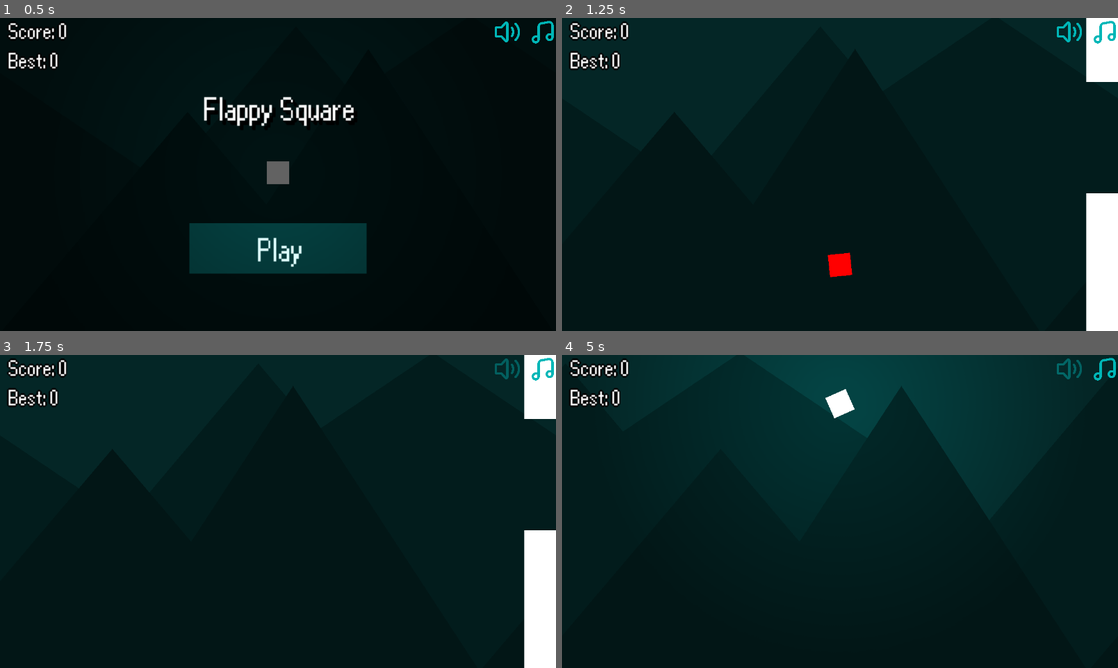
Above: before the commit, frames 1-4 (two rows, left to right).
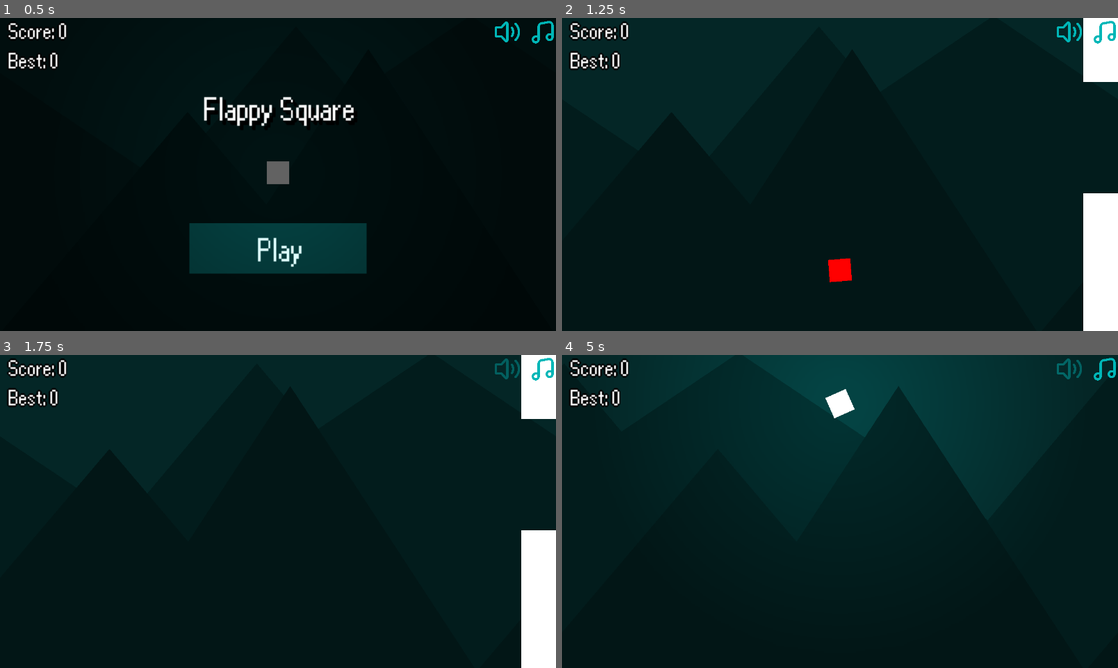
Above: after the commit, the same moments.

Repository: Nabil080/flappy-square
Game: Godot game, scene res://core/game.tscn
The game is run twice, just before and just after one commit, with the same random seed, the same clock (stepped at 60 frames per second) and the same inputs.
Inputs (mouse positions are in pixels of both pictures, inside the frame that each line leads up to):
- Up to frame 1 (0.5 s): no input
- Up to frame 2 (1.25 s): click "Play" at 0.5 s
- Up to frame 3 (1.75 s): click (505, 367) at 1.25 s
- Up to frame 4 (5 s): click (840, 511) at 2 s, where only the run before the commit has a clickable "Restart"; click (1067, 367) at 2.75 s; click (1067, 367) at 3.5 s; move the mouse to (962, 495) at 4.27 s; tap M (toggle_music) at 4.35 s; click (962, 495) at 4.42 s; tap Space (flap) at 4.52, 4.82 s

Frame 1 is identical in both runs. In frame 2, 0.6% of the frame differs, in the area x 47-95%, y 0-100%; in frame 3, 0.4%; in frame 4, 0.1%.

Commit message:
player rotation on fall/flap

Diff:
--- a/entities/player.gd
+++ b/entities/player.gd
@@ -12,6 +12,7 @@
 @export var FLAP_STRENGTH := 225.0
 
 var can_play : bool = false
+var alive : bool = true
 var is_playing : bool
 var should_fall : bool
 
@@ -24,10 +25,11 @@
 func reset():
 	global_position = STARTING_POSITION
 	can_play = true
+	alive = true
 	is_playing = false
 	should_fall = false
 	velocity = Vector2.ZERO
-	rotation = 0.0
+	mesh_instance_2d.rotation = 0.0
 	mesh_instance_2d.modulate = Color.WHITE
 	collision_shape_2d.disabled = false
 	point_light_2d.enabled = true
@@ -38,7 +40,7 @@
 		velocity.y += GRAVITY * delta
 
 	# Flap
-	if (can_play and
+	if (can_play and alive and
 		(Input.is_action_just_pressed("flap") or
 		Input.is_mouse_button_pressed(MOUSE_BUTTON_LEFT) and not _is_over_ui())
 		):
@@ -57,7 +59,7 @@
 	var vertical_speed := velocity.y
 	var tilt_in_degrees := clampf(vertical_speed / 4.0, -30.0, 90.0)
 	var target_rotation  := deg_to_rad(tilt_in_degrees)
-	rotation = lerp(rotation, target_rotation, 0.1)
+	mesh_instance_2d.rotation = lerp(mesh_instance_2d.rotation, target_rotation, 0.1)
 
 func _manage_collision(collision: KinematicCollision2D):
 	if is_playing and collision.get_collider().is_in_group("enemy"):
@@ -68,6 +70,7 @@
 		is_playing = false
 		should_fall = true
 		velocity.y = -FLAP_STRENGTH
+		alive = false
 		is_dead.emit()
 
 
--- a/entities/player.tscn
+++ b/entities/player.tscn
@@ -21,6 +21,7 @@
 [node name="Player" type="CharacterBody2D"]
 process_mode = 3
 z_index = 1
+position = Vector2(163.99998, 92.99999)
 scale = Vector2(0.8, 0.8)
 script = ExtResource("1_3x74s")
 
@@ -29,6 +30,7 @@
 
 [node name="CollisionShape2D" type="CollisionShape2D" parent="."]
 shape = SubResource("RectangleShape2D_3x74s")
+debug_color = Color(0.71919864, 0.4787063, 0.11781772, 0.41960785)
 
 [node name="AudioStreamPlayer" type="AudioStreamPlayer" parent="."]
 process_mode = 3
